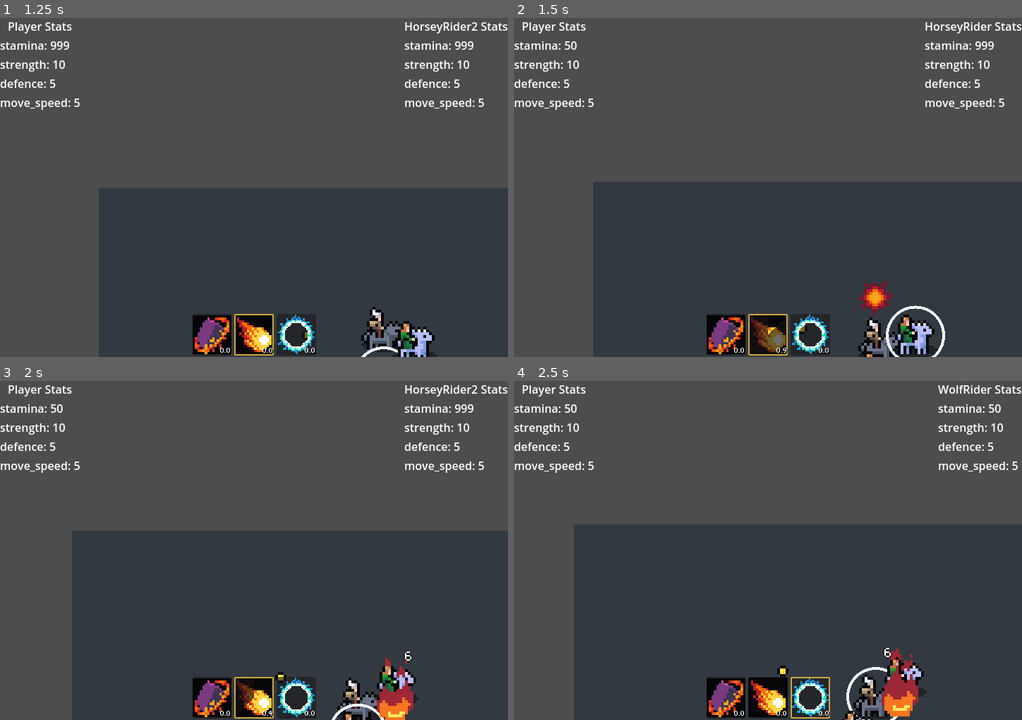
Above: before the commit, frames 1-4 (two rows, left to right).
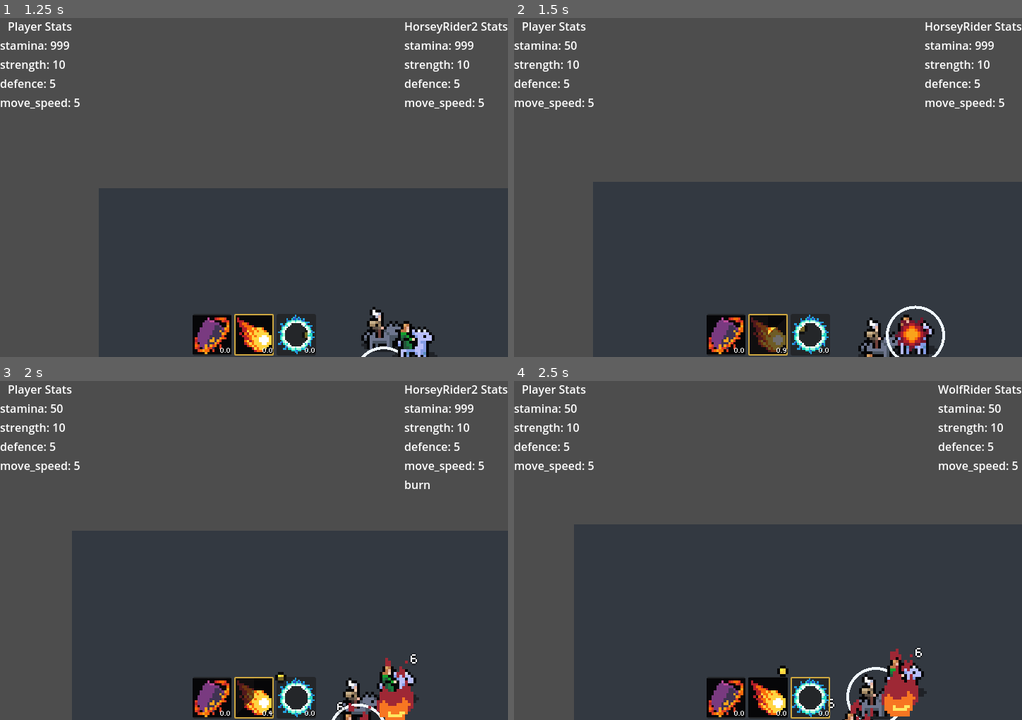
Above: after the commit, the same moments.

Repository: Snayff/not_quite_paradise4
Game: Godot game, scene res://world.tscn
The game is run twice, just before and just after one commit, with the same random seed, the same clock (stepped at 60 frames per second) and the same inputs. The engine's default icon, where the game draws it, is replaced by a stand-in: a white triangle on a blue panel in a dark square.
Inputs:
- Up to frame 1 (1.25 s): hold D (move_right) from 0.53 s (still down); tap Tab (next_active) at 0.6 s
- Up to frame 2 (1.5 s): release D (move_right) at 1.28 s; hold S (move_down) from 1.28 s (still down); tap Space (use_active) at 1.35 s
- Up to frame 3 (2 s): keep holding S (move_down)
- Up to frame 4 (2.5 s): release S (move_down) at 2.03 s; hold D (move_right) from 2.03 s (still down); tap Tab (next_active) at 2.1 s

Frame 1 is identical in both runs. In frame 2, 0.7% of the frame differs, in the area x 67-82%, y 77-99%; in frame 3, 0.2%; in frame 4, 0.2%.

Commit message:
cleaned up post implementation

Diff:
--- a/scenes/abcs/abc_projectile.gd
+++ b/scenes/abcs/abc_projectile.gd
@@ -32,6 +32,7 @@
 ## has completed _ready()
 var _has_run_ready: bool = false
 ## how many bodies hit so far. only tracks valid hits.
+@warning_ignore("unused_private_class_variable")  # used by subclasses
 var _num_bodies_hit: int = 0
 
 # projectile data
@@ -164,7 +165,7 @@
 
 	scale = Vector2(ratio, ratio)
 
-## updates all collisions to reflect current target, team etc.
+## turns off body coliisions layer and updates body mask and hitbox collisions to align to team etc.
 func _update_collisions() -> void:
 	Utility.update_body_collisions(self, _team, _valid_hit_option, _target_actor, false)
 	Utility.update_hitbox_hurtbox_collision(_hitbox, _team, _valid_hit_option, _target_actor, false)
--- a/scenes/abcs/combat_active.gd
+++ b/scenes/abcs/combat_active.gd
@@ -185,6 +185,7 @@
 	return projectile
 
 func _create_projectile_new() -> ProjectileThrowable:
+	# TODO: active needs to specify projectile name
 	var projectile: ProjectileThrowable = Factory.create_projectile(
 		"fireball",
 		 _allegiance.team,
--- a/scenes/combat_actives/fireblast_effect_chain.gd
+++ b/scenes/combat_actives/fireblast_effect_chain.gd
@@ -16,12 +16,9 @@
 #region EXPORTS
 # @export_group("Component Links")
 # @export var
-#
 @export_group("Details")
 @export var _aoe_damage: int = 1
 @export var _damage_scalers: Array[EffectStatScalerData] = []
-@export var _aoe_size: float = 32
-@export var _aoe_scene: PackedScene = preload("res://scenes/effect_delivery/aoe_explosion.tscn")  ## the scene for creating the AOE
 
 #endregion
 
@@ -34,27 +31,12 @@
 
 #region FUNCS
 func on_hit(hurtbox: HurtboxComponent) -> void:
-	#var aoe: ProjectileAreaOfEffect =  Factory.create_projectile("explosion", _allegiance.team)
-	#aoe.hit_valid_targets.connect(_aoe_hit)
-	#var callable = Factory.create_projectile.bind("explosion", _allegiance.team, _aoe_hit)
-	#get_tree().process_frame.connect(callable, CONNECT_ONE_SHOT)
-
+	# FIXME: using hurtbox.global_position centres the explosion, whereas we want it at
+	#		site of coliision
 	Utility.call_next_frame(
 		Factory.create_projectile,
 		["explosion", _allegiance.team, hurtbox.global_position, _aoe_hit]
 	)
-
-
-
-func on_hit_old(hurtbox: HurtboxComponent) -> void:
-	# aoe
-	var _aoe: AreaOfEffect = _aoe_scene.instantiate()
-	# need to defer adding the _aoe as a child
-	# as cannot add new Area2Ds to a scene during a call of another Area2D's on_area_entered()
-	call_deferred("add_child", _aoe)
-	await _aoe.ready
-	_aoe.setup(hurtbox.global_position, _allegiance.team, _valid_effect_option, _aoe_size)
-	_aoe.hit_valid_targets.connect(_aoe_hit)
 
 func _aoe_hit(hurtboxes: Array[HurtboxComponent]) -> void:
 	# create damage effect
--- a/scenes/templates/projectile_area_of_effect.gd
+++ b/scenes/templates/projectile_area_of_effect.gd
@@ -109,4 +109,10 @@
 		_set_collision_disabled(true)
 		_has_signalled_out_hit_valid_targets = true
 
+## turns off body coliisions and updates hitbox collisions to align to team etc.
+func _update_collisions() -> void:
+	# NOTE: if body collision layer is on then the aoe is pushed to the outer edge of the collision
+	Utility.update_body_collisions(self, _team, _valid_hit_option, _target_actor, false, false)
+	Utility.update_hitbox_hurtbox_collision(_hitbox, _team, _valid_hit_option, _target_actor, false)
+
 #endregion
--- a/scripts/components/functionals/supply.gd
+++ b/scripts/components/functionals/supply.gd
@@ -19,7 +19,8 @@
 		max_value = clamp(value, 1, INF)
 		if max_value < value:
 			set_value(max_value)
-		value_changed.emit()
+			value_changed.emit()
+		max_value_changed.emit()
 @export var regeneration_per_second: float = 0
 #endregion
 
--- a/scripts/dataclasses/data_projectile.gd
+++ b/scripts/dataclasses/data_projectile.gd
@@ -1,5 +1,5 @@
 ## data for [ABCProjectile]
-#@icon("")
+@icon("res://assets/node_icons/data_projectile.png")
 class_name DataProjectile
 extends Resource
 
Binary file added: assets/node_icons/data_projectile.png
Not shown, added: assets/node_icons/data_projectile.png.import
